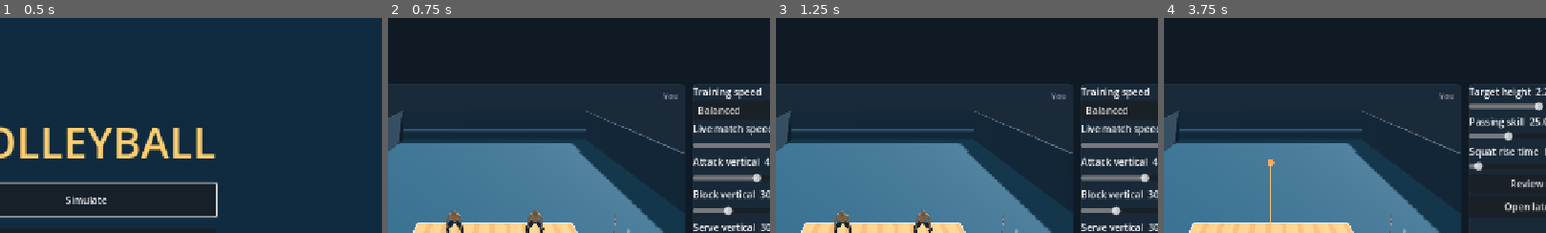
Above: before the commit, frames 1-4 (left to right).
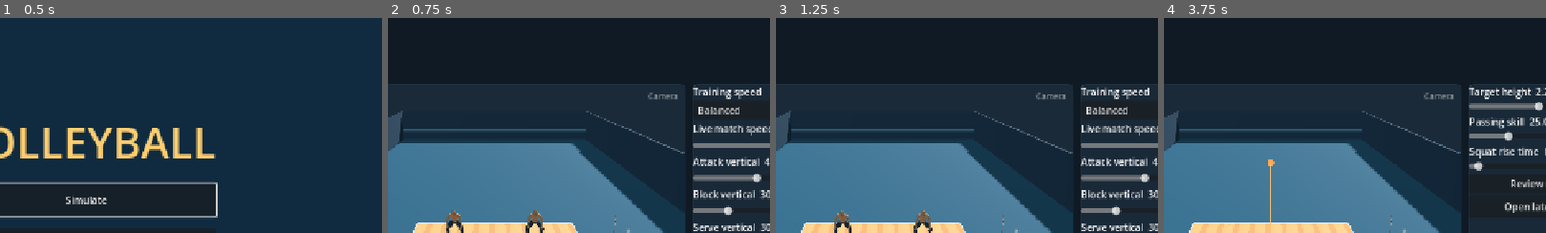
Above: after the commit, the same moments.

Repository: foreandr/volleyball
Game: Godot game, scene res://scenes/main.tscn
Two runs of this game, one before a commit and one after it. Both use one fixed random seed, a clock stepped at 60 frames per second and the inputs below. Sound files missing from this copy of the repository are replaced by a short silence.
Inputs:
- Up to frame 1 (0.5 s): no input
- Up to frame 2 (0.75 s): click "Simulate" at 0.5 s
- Up to frame 3 (1.25 s): no input
- Up to frame 4 (3.75 s): click "Back" at 1.25 s; click "Drills" at 2 s; click "Passing" at 2.75 s; click "Pass to Target" at 3.5 s
The pictures show only the part of the screen within x 39-89%, y 0-50%; the shares and areas given below are measured in that part.

Frame 1 is identical in both runs. In frame 2, 0.1% of the frame differs, in the area x 68-76%, y 34-38%; in frame 3, 0.1%; in frame 4, 0.1%.

Commit message:
Smooth block-to-receive movement and correct the spectator label

Diff:
--- a/scripts/bump_setting.gd
+++ b/scripts/bump_setting.gd
@@ -53,6 +53,7 @@
 var custom_backward_time := 0.0
 var ready_pose: Array[Transform3D] = []
 var reach := {}
+var receive_front_limit := 2.5
 var reach_step := Vector3.ZERO
 var reach_travel := Vector3.ZERO
 var rear_setup := Vector3.ZERO
@@ -775,12 +776,12 @@
 		reach_progress = minf(1.0,reach_progress+delta/duration)
 		var origin := setter.position
 		var setup := rear_setup*(smoothstep(0.0,0.50,reach_progress)-smoothstep(0.0,0.50,before))
-		setter.position = Court.clamp_setter(origin+setup)
+		setter.position = Court.clamp_setter(origin+setup,receive_front_limit)
 		rear_setup_travel += setter.position-origin
 		origin = setter.position
 		var lateral_start := 0.28 if not rear_setup.is_zero_approx() else 0.0
 		var travel := smoothstep(lateral_start,1.0,reach_progress)-smoothstep(lateral_start,1.0,before)
-		setter.position = Court.clamp_setter(origin+reach_step*travel)
+		setter.position = Court.clamp_setter(origin+reach_step*travel,receive_front_limit)
 		reach_travel += setter.position-origin
 	return intercept
 
--- a/scripts/story_animations.gd
+++ b/scripts/story_animations.gd
@@ -270,7 +270,7 @@
 	show_match_tuning()
 	player_controls.locomotion = ""
 	player_controls.setter_travel = Vector3.ZERO
-	player_controls.indicator.text = "You"
+	player_controls.indicator.text = "Camera"
 	preview_camera.position = Vector3(0.0,8.2,-12.2)
 	setting_camera_focus = Vector3(0.0,1.55,3.9)
 	preview_camera.look_at(setting_camera_focus)
--- a/scripts/volleyball_match.gd
+++ b/scripts/volleyball_match.gd
@@ -30,6 +30,7 @@
 const CpuShots = preload("res://scripts/cpu_attack_shots.gd")
 const CpuPolicy = preload("res://scripts/cpu_policy.gd")
 const WIN_SCORE := 15
+const CPU_COURT_FRONT_LIMIT := 3.43
 const RECOVERY_TIME := 0.32
 const FAST_DIG_ELBOW_SPEED := 25.0
 const FAST_DIG_ELBOW_DURATION := 0.32
@@ -233,6 +234,7 @@
 			footwork.append(Footwork.new(avatar))
 			avatar.play_action("forearm")
 			var bump := Bump.new()
+			bump.receive_front_limit = CPU_COURT_FRONT_LIMIT
 			frame.add_child(bump)
 			bump.configure(avatar,avatar.animator.get_animation("custom_forearm/clip"))
 			bump.set_custom_backward(backward_clip)
@@ -1401,9 +1403,9 @@
 		pace = clampf(speed,0.65,CPU_SPRINT_SPEED) if paced_run else clampf(speed*1.24,5.85,CPU_SPRINT_SPEED)
 	var before := actor.position
 	var step_target := before+offset.limit_length(delta*pace)
-	var grounded := Court.clamp_setter(step_target,3.43)
+	var grounded := Court.clamp_setter(step_target,CPU_COURT_FRONT_LIMIT)
 	if is_server and before.z < Court.RUNOFF_NEAR_BASELINE:
-		grounded.z = clampf(step_target.z,before.z,3.43)
+		grounded.z = clampf(step_target.z,before.z,CPU_COURT_FRONT_LIMIT)
 	grounded.y = move_toward(before.y,PLAYER_GROUND_Y,delta*1.25)
 	actor.position = grounded
 	var movement := actor.basis.inverse()*(actor.position-before).slide(Vector3.UP)
